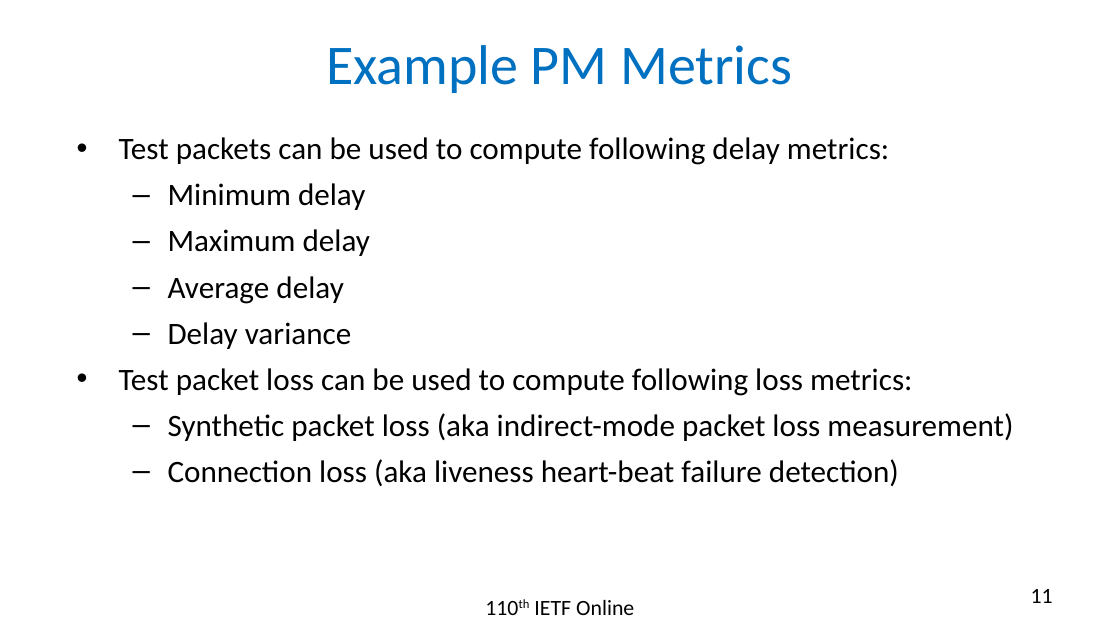
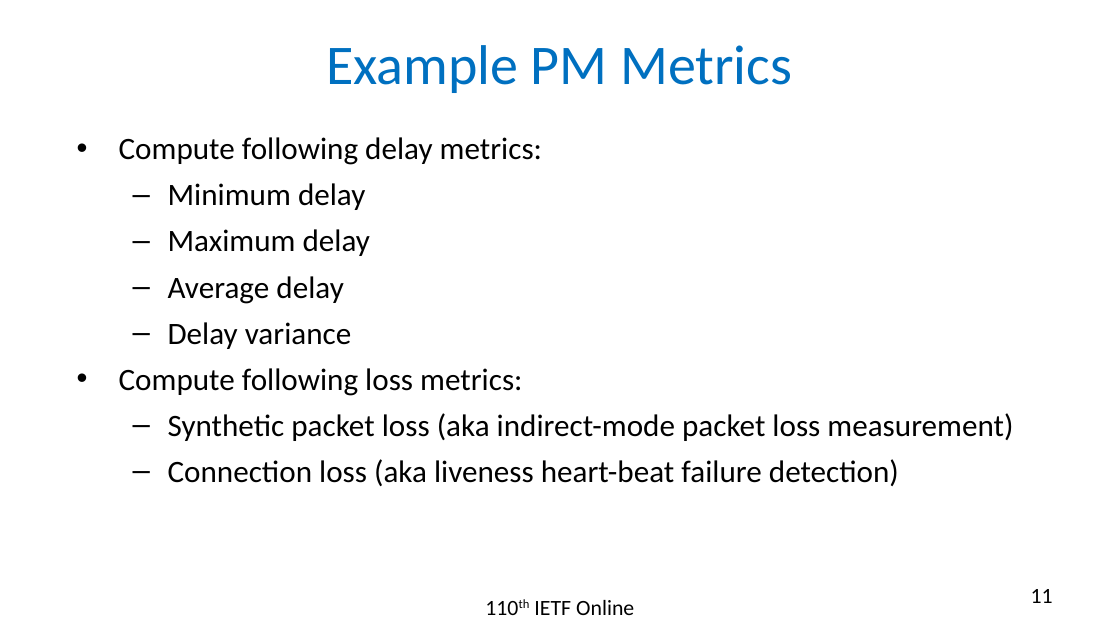
Before and after one commit to rakgandhi/ietf-slides, a slide deck: slide 11 of draft-gandhi-spring-stamp-srpm-04.pptx. Drawn at 1120x630 pixels with LibreOffice and Linux fonts; fonts in the diff are those of the drawing. Boxes give left, top, right and bottom in pixels: in the first picture for what was removed or moved away, otherwise in the second. Text is boxed around its words. In the diff, an @@ line names an element or a change of style, - is before the commit and + after.

```diff
--- a/draft-gandhi-spring-stamp-srpm-04.pptx
+++ b/draft-gandhi-spring-stamp-srpm-04.pptx
@@ text at [119,137,542,165]: text changed @@
-• Test packets can be used to compute following delay metrics:
+• Compute following delay metrics:
@@ text at [119,368,522,396]: text changed @@
-• Test packet loss can be used to compute following loss metrics:
+• Compute following loss metrics:
```
Also in this commit, not shown: 4 other slides changed, 2 other files.
